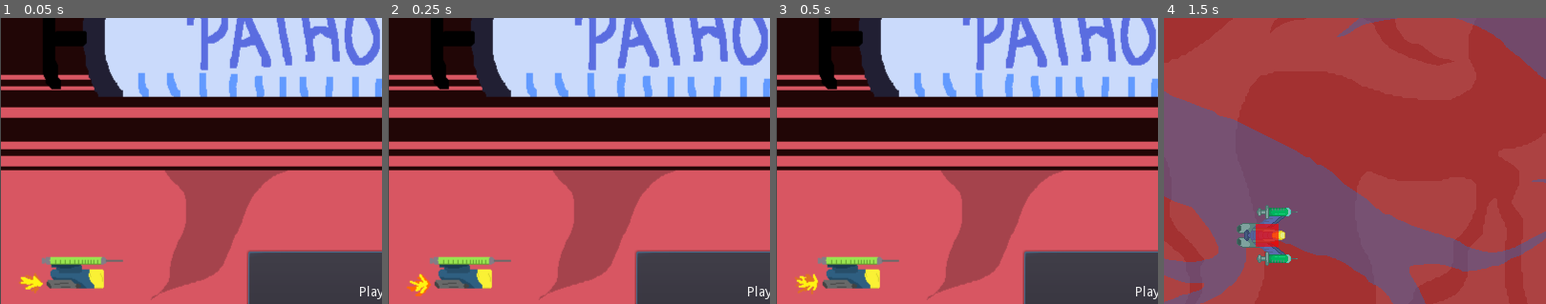
Above: before the commit, frames 1-4 (left to right).
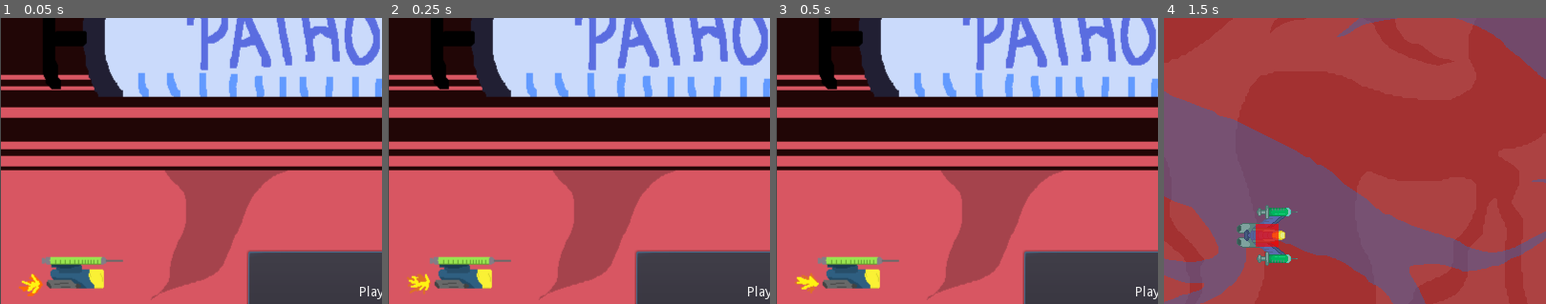
Above: after the commit, the same moments.

Repository: Yerdun/Pathogen
Game: Godot game, scene res://Assets/Scenes/Menus/Title.tscn
Same seed, same stepped clock (60 frames per second), same inputs: the game is played once before the commit and once after it. Sound files missing from this copy of the repository are replaced by a short silence.
Inputs (mouse positions are % of the whole screen's width and height, from its top left):
- Up to frame 1 (0.05 s): no input
- Up to frame 2 (0.25 s): no input
- Up to frame 3 (0.5 s): no input
- Up to frame 4 (1.5 s): click "Play" at 0.5 s; move the mouse to (72, 45) at 1.27 s; hold Right (ui_right) from 1.28 s (still down); hold Shift (control_focus) from 1.28 s (still down)
The pictures show only the part of the screen within x 0-50%, y 12-62%; the shares and areas given below are measured in that part.

The runs differ from the first frame. In frame 1, 0.3% of the frame differs, in the area x 5-12%, y 89-98%; in frame 2, 0.3%; in frame 3, 0.2%; in frame 4, nothing differs.

Commit message:
Minor touchups Added game icon Reduced cooldown time between loops Made game over and victory screens controller compatible

Diff:
--- a/Assets/Scenes/Enemy/Enemy Spawn Handler/Waves/Wave Manager.gd
+++ b/Assets/Scenes/Enemy/Enemy Spawn Handler/Waves/Wave Manager.gd
@@ -30,16 +30,16 @@
 		randomizedList.push_back(defaultList[x]) # adds the element at that index from defaultList to randomizedList
 		defaultList.remove(x) # and then removes that element for future iterations
 	print(randomizedList)
+	$"Spawn Timer".start(5)
 
 
 func _on_Spawn_Timer_timeout(): # every time the timer runs out, try to spawn a wave
 	# Spawn Timer autofires, when it runs out the first time the game starts for real
-	# if no more waves exist, then win!
+	# if no more waves exist, then loop
 	if randomizedList.size() == 0:
 		# Loop: Reroll and start another set of six waves
 		loopCounter += 1
 		print("Loop #", loopCounter)
-		$"Spawn Timer".wait_time = 1 # doesn't seem to do anything
 		_ready()
 
 	else: # but if waves exist:
--- a/Assets/Scenes/Level/Level.gd
+++ b/Assets/Scenes/Level/Level.gd
@@ -9,7 +9,7 @@
 	GlobalVariables.enemiesKilled = 0
 
 func _process(delta):
-	if Input.is_action_pressed("ui_pause") and $"Pause Popup/Pause Timer".is_stopped():
+	if Input.is_action_pressed("ui_pause") and $"Pause Popup/Pause Cooldown".is_stopped():
 		get_tree().paused = true	# Pause game when pause button is pressed
 		$"Pause Popup".show()	# Show pause popup menu
 		$"Pause Popup/Pause Button".grab_focus()	# Focus so controller can unpause
@@ -30,4 +30,4 @@
 func _on_Pause_Button_pressed():
 	get_tree().paused = false	# Unpause game when the button in the pause popup is pressed
 	$"Pause Popup".hide()	# Hide pause popup
-	$"Pause Popup/Pause Timer".start(0.5)	# Start the pause timer so player can't spam pause
+	$"Pause Popup/Pause Cooldown".start(0.5)	# Start the pause timer so player can't spam pause
--- a/Assets/Scenes/Level/Level.tscn
+++ b/Assets/Scenes/Level/Level.tscn
@@ -117,7 +117,7 @@
 "_edit_use_anchors_": false
 }
 
-[node name="Pause Timer" type="Timer" parent="Pause Popup"]
+[node name="Pause Cooldown" type="Timer" parent="Pause Popup"]
 one_shot = true
 
 [connection signal="pressed" from="Pause Popup/Pause Button" to="." method="_on_Pause_Button_pressed"]
--- a/Assets/Scenes/Menus/Game Over.gd
+++ b/Assets/Scenes/Menus/Game Over.gd
@@ -21,3 +21,4 @@
 	$Sprite.queue_free()
 	$ColorRect.queue_free()
 	$Button.queue_free()
+	$Title/TestLevelButton.grab_focus()
--- a/Assets/Scenes/Menus/Title.tscn
+++ b/Assets/Scenes/Menus/Title.tscn
@@ -22,7 +22,6 @@
 [node name="AnimatedSprite" type="AnimatedSprite" parent="."]
 position = Vector2( 400.763, 299.68 )
 frames = SubResource( 1 )
-frame = 2
 playing = true
 
 [node name="TestLevelButton" type="Button" parent="."]
--- a/Assets/Scenes/Menus/Victory.gd
+++ b/Assets/Scenes/Menus/Victory.gd
@@ -19,3 +19,4 @@
 	$ColorRect.queue_free()
 	$Button.queue_free()
 	$"Score".queue_free()
+	$Title/TestLevelButton.grab_focus()
--- a/project.godot
+++ b/project.godot
@@ -16,7 +16,7 @@
 
 config/name="Pathogen"
 run/main_scene="res://Assets/Scenes/Menus/Title.tscn"
-config/icon="res://icon.png"
+config/icon="res://gameicon.png"
 
 [autoload]
 
@@ -25,13 +25,9 @@
 [display]
 
 window/size/width=800
+window/vsync/use_vsync=false
 window/stretch/mode="viewport"
 window/stretch/aspect="keep"
-
-[global]
-
-resolution=false
-rendering=false
 
 [input]
 
Binary file added: gameicon.png
Not shown, added: gameicon.png.import
